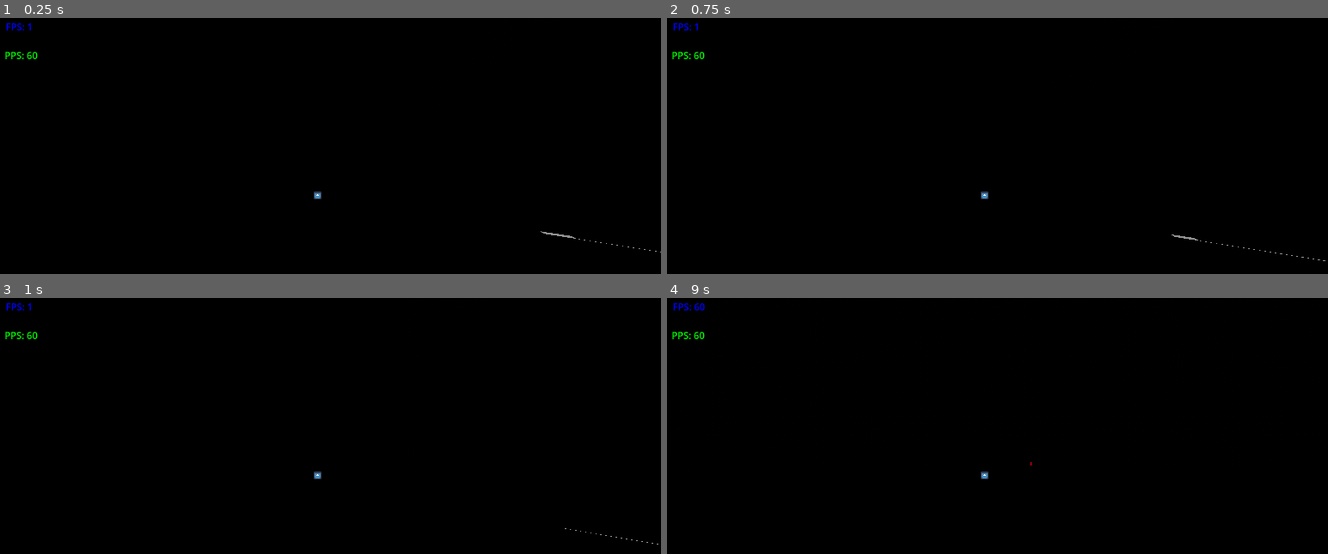
Above: before the commit, frames 1-4 (two rows, left to right).
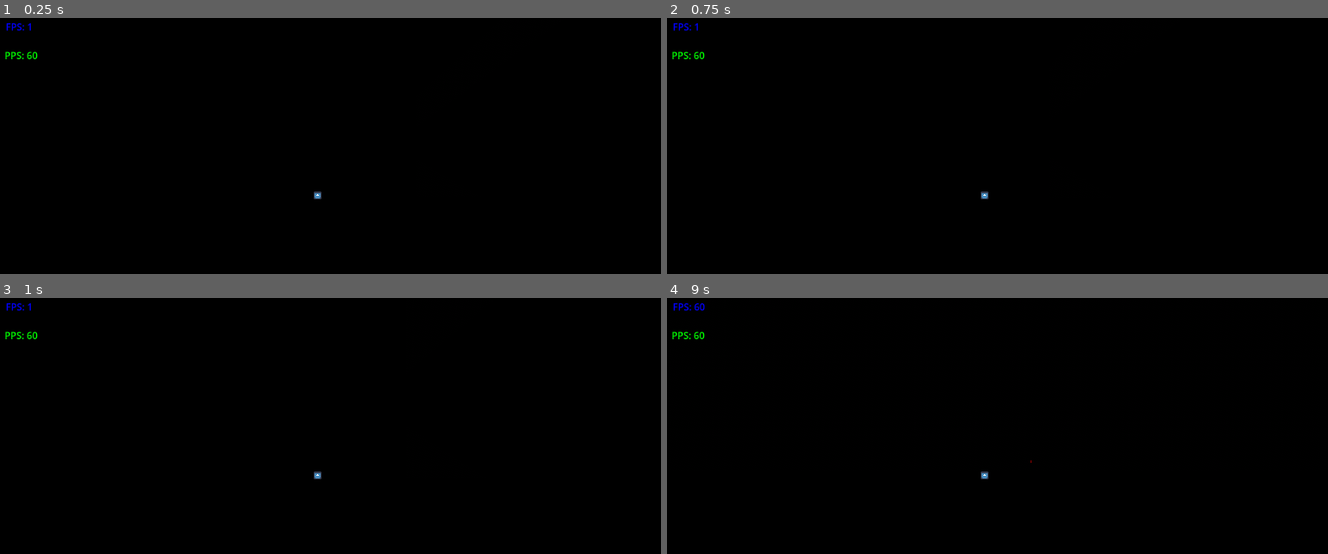
Above: after the commit, the same moments.

Repository: Darkhan-Sol0/Shooter_ES_3D
Game: Godot game, scene res://main.tscn
The game is run twice, just before and just after one commit, with the same random seed, the same clock (stepped at 60 frames per second) and the same inputs. The engine's default icon, where the game draws it, is replaced by a stand-in: a white triangle on a blue panel in a dark square.
Inputs (mouse positions are in pixels of both pictures, inside the frame that each line leads up to):
- Up to frame 1 (0.25 s): no input
- Up to frame 2 (0.75 s): tap Enter (enter) at 0.5 s; move the mouse to (1023, 194) at 0.52 s; hold W (move_forward) from 0.53 s (still down); right-click (1023, 194) at 0.6 s
- Up to frame 3 (1 s): keep holding W (move_forward); tap Enter (enter) at 0.8 s
- Up to frame 4 (9 s): tap Space (space) at 1.25, 1.55, 2.1, 2.75, 3.8, 4.25, 5.85, 8.1 s; move the mouse to (951, 477) at 1.27 s; tap Enter (enter) at 1.35, 2, 3.05, 3.5, 5.1, 7.35 s; move the mouse to (1004, 469) at 2.02 s; right-click (1004, 469) at 2.3 s; move the mouse to (977, 482) at 2.77 s; click (977, 482) at 2.85 s; move the mouse to (1037, 479) at 3.52 s; right-click (1037, 479) at 3.6 s; move the mouse to (931, 469) at 4.27 s; tap Ctrl (ctl) at 4.35 s; right-click (931, 469) at 4.55 s; move the mouse to (990, 474) at 5.02 s; move the mouse to (957, 466) at 5.77 s; release W (move_forward) at 5.78 s; hold D (move_right) 5.78-6.53 s; move the mouse to (1023, 474) at 6.52 s; hold W (move_forward) 6.53-8.78 s; right-click (1023, 474) at 6.6 s; move the mouse to (951, 477) at 7.27 s; move the mouse to (1004, 469) at 8.02 s; move the mouse to (977, 482) at 8.77 s; hold A (move_left) from 8.78 s (still down); click (977, 482) at 8.85 s

The runs differ from the first frame. In frame 1, less than 0.1% of the frame differs, in the area x 81-100%, y 83-92%; in frame 2, less than 0.1%, in the area x 76-100%, y 84-95%; in frame 3, less than 0.1%; in frame 4, less than 0.1%.

Commit message:
New test

Diff:
--- a/Levels/level_0.tscn
+++ b/Levels/level_0.tscn
@@ -1,4 +1,6 @@
-[gd_scene load_steps=8 format=3 uid="uid://b83k67gvuvgfj"]
+[gd_scene load_steps=9 format=3 uid="uid://b83k67gvuvgfj"]
+
+[ext_resource type="PackedScene" uid="uid://cob7hkf484g7q" path="res://Objects/Staff/lamp.tscn" id="1_sd0em"]
 
 [sub_resource type="PhysicalSkyMaterial" id="PhysicalSkyMaterial_8g682"]
 
@@ -117,6 +119,17 @@
 [node name="MeshInstance3D" type="MeshInstance3D" parent="wall8"]
 mesh = SubResource("BoxMesh_fjeow")
 
-[node name="DirectionalLight3D" type="DirectionalLight3D" parent="."]
-transform = Transform3D(1, 0, 0, 0, 0.0106109, -0.999944, 0, 0.999944, 0.0106109, 0, 7.52073, 11.8529)
-shadow_enabled = true
+[node name="Lamp" parent="." instance=ExtResource("1_sd0em")]
+transform = Transform3D(1, 0, 0, 0, 1, 0, 0, 0, 1, 33.8759, 0.5, 25.954)
+
+[node name="Lamp2" parent="." instance=ExtResource("1_sd0em")]
+transform = Transform3D(1, 0, 0, 0, 1, 0, 0, 0, 1, 33.8274, 0.5, 27.7617)
+
+[node name="Lamp3" parent="." instance=ExtResource("1_sd0em")]
+transform = Transform3D(1, 0, 0, 0, 1, 0, 0, 0, 1, 33.8274, 0.5, 29.2432)
+
+[node name="Lamp4" parent="." instance=ExtResource("1_sd0em")]
+transform = Transform3D(1, 0, 0, 0, 1, 0, 0, 0, 1, 32.4961, 0.5, 27.7617)
+
+[node name="Lamp5" parent="." instance=ExtResource("1_sd0em")]
+transform = Transform3D(1, 0, 0, 0, 1, 0, 0, 0, 1, 35.3665, 0.5, 27.7617)
--- a/Objects/Player/rb_player.tscn
+++ b/Objects/Player/rb_player.tscn
@@ -12,6 +12,9 @@
 axis_lock_angular_z = true
 mass = 100.0
 inertia = Vector3(0, 100, 0)
+continuous_cd = true
+max_contacts_reported = 10
+contact_monitor = true
 script = ExtResource("1_mr5sw")
 
 [node name="CollisionShape3D" type="CollisionShape3D" parent="."]
@@ -27,28 +30,6 @@
 [node name="Startbullet" type="Marker3D" parent="Head/Camera_Player"]
 transform = Transform3D(1, 0, 0, 0, 1, 0, 0, 0, 1, 0, 0, -1)
 
-[node name="FloorDetect" type="Node3D" parent="."]
-transform = Transform3D(1, 0, 0, 0, 1, 0, 0, 0, 1, 0, 0.4, 0)
-
-[node name="Center" type="RayCast3D" parent="FloorDetect"]
-target_position = Vector3(0, -0.5, 0)
-
-[node name="Center2" type="RayCast3D" parent="FloorDetect"]
-transform = Transform3D(1, 0, 0, 0, 1, 0, 0, 0, 1, 0.5, 0, 0)
-target_position = Vector3(0, -0.5, 0)
-
-[node name="Center3" type="RayCast3D" parent="FloorDetect"]
-transform = Transform3D(1, 0, 0, 0, 1, 0, 0, 0, 1, -0.5, 0, 0)
-target_position = Vector3(0, -0.5, 0)
-
-[node name="Center4" type="RayCast3D" parent="FloorDetect"]
-transform = Transform3D(1, 0, 0, 0, 1, 0, 0, 0, 1, 0, 0, 0.5)
-target_position = Vector3(0, -0.5, 0)
-
-[node name="Center5" type="RayCast3D" parent="FloorDetect"]
-transform = Transform3D(1, 0, 0, 0, 1, 0, 0, 0, 1, 0, 0, -0.5)
-target_position = Vector3(0, -0.5, 0)
-
 [node name="Attack_Component" type="Node3D" parent="." node_paths=PackedStringArray("startbullet")]
 script = ExtResource("3_xrleh")
 startbullet = NodePath("../Head/Camera_Player/Startbullet")
--- a/Objects/Staff/bullet.tscn
+++ b/Objects/Staff/bullet.tscn
@@ -21,6 +21,7 @@
 collision_layer = 0
 collision_mask = 255
 physics_material_override = SubResource("PhysicsMaterial_ok24f")
+gravity_scale = 0.3
 continuous_cd = true
 max_contacts_reported = 2
 contact_monitor = true
@@ -36,5 +37,4 @@
 light_color = Color(1, 0, 0, 1)
 light_energy = 0.1
 shadow_enabled = true
-omni_range = 10.0
-omni_shadow_mode = 0
+omni_attenuation = -4.16883e-05
--- /dev/null
+++ b/Objects/Staff/lamp.tscn
@@ -0,0 +1,32 @@
+[gd_scene load_steps=4 format=3 uid="uid://cob7hkf484g7q"]
+
+[ext_resource type="Script" path="res://Scripts/ObjectsScripts/lamp.gd" id="1_o5wl7"]
+
+[sub_resource type="BoxShape3D" id="BoxShape3D_qk8y6"]
+size = Vector3(0.1, 1, 0.1)
+
+[sub_resource type="BoxMesh" id="BoxMesh_u2u4q"]
+size = Vector3(0.1, 1, 0.1)
+
+[node name="Lamp" type="StaticBody3D"]
+transform = Transform3D(1, 0, 0, 0, 1, 0, 0, 0, 1, 0, 0.5, 0)
+script = ExtResource("1_o5wl7")
+
+[node name="CollisionShape3D" type="CollisionShape3D" parent="."]
+shape = SubResource("BoxShape3D_qk8y6")
+
+[node name="MeshInstance3D" type="MeshInstance3D" parent="."]
+mesh = SubResource("BoxMesh_u2u4q")
+
+[node name="OmniLight3D" type="OmniLight3D" parent="."]
+light_color = Color(1, 0.439216, 0, 1)
+light_specular = 5.0
+shadow_enabled = true
+omni_range = 20.0
+omni_attenuation = 1e-05
+omni_shadow_mode = 0
+
+[node name="Label3D" type="Label3D" parent="."]
+transform = Transform3D(1, 0, 0, 0, 1, 0, 0, 0, 1, 0, 1, 0)
+billboard = 1
+text = "sdasd"
--- /dev/null
+++ b/Scripts/ObjectsScripts/lamp.gd
@@ -0,0 +1,55 @@
+extends StaticBody3D
+
+@onready var light : OmniLight3D = $OmniLight3D
+
+var col = Color(randf(), randf(), randf(), randf())
+
+var a = -1
+
+var i = 1
+
+var mat
+
+var c1 = 1
+var c2 = 1
+var c3 = 1
+var c4 = 1
+
+var fl = true
+
+func _ready():
+	mat = StandardMaterial3D.new()
+	mat.rim_enabled = true
+	mat.albedo_color = Color(1,1,1,1)
+	$MeshInstance3D.set_surface_override_material(0, mat)
+
+func _process(delta):
+	light.light_energy += a * delta
+
+	if light.light_energy <= 0.2:
+		a = 1 * randf_range(0, 1)
+	elif light.light_energy >= 0.8:
+		a = -1 * randf_range(0, 1)
+
+	i -= 2 * delta
+	if i <= 0:
+		i = 1
+		c1 = randf()
+		c2 = randf()
+		c3 = randf()
+		c4 = randf()
+
+	if Input.is_action_just_pressed("RBM"):
+		fl = not fl
+
+	if fl == true:
+		col = Color(lerpf(col.r, c1, delta), lerpf(col.g, c2, delta), lerpf(col.b, c3, delta), lerpf(col.a, c4, delta))
+	else:
+		col = Color(c1, c2, c3, c4)
+
+	mat.albedo_color = col
+
+	light.light_color = col
+
+	$Label3D.text = str($Label3D.owner.name, " ", col)
+	$Label3D.modulate = col
--- a/Scripts/ObjectsScripts/meet.gd
+++ b/Scripts/ObjectsScripts/meet.gd
@@ -1,6 +1,6 @@
 extends RigidBody3D
 
 func _process(delta):
-	$OmniLight3D.light_energy -= 0.5 * delta
+	$OmniLight3D.light_energy -= 0.3 * delta
 	if $OmniLight3D.light_energy <= 0:
 		queue_free()
--- a/Scripts/ObjectsScripts/rb_player.gd
+++ b/Scripts/ObjectsScripts/rb_player.gd
@@ -3,7 +3,6 @@
 #---Onloade Nodes---
 @onready var Head : Node3D = $Head
 @onready var Camera : Camera3D = $Head/Camera_Player
-@onready var FloorDetect : Node3D = $FloorDetect
 @onready var Attack : Attack_Component = $Attack_Component
 
 #---Movement settings---
@@ -18,30 +17,31 @@
 var dx : float
 var dy : float
 
-var gravity = 10
+#---Physics settings---
+var gravity : float = 10.0
+var is_on_floor : bool = false
+
 
 func _ready():
 	angular_damp = Engine.physics_ticks_per_second/2
+
+func _is_on_floor(state):
+	is_on_floor = false
+	for i in get_contact_count():
+		var cont = state.get_contact_local_normal(i)
+		if cont.angle_to(Vector3.UP) <= 46 * (PI/180):
+			is_on_floor = true
+	return is_on_floor
 
 func _input(event) -> void:
 	if event is InputEventMouseMotion:
 		dx = -event.relative.x * mouse_sens
 		dy = -event.relative.y * mouse_sens
 		Head.rotation.y = Head.rotation.y + dx
-#		rotate_y(dx)
-#		angular_velocity.y = dx
 		Camera.rotation.x = clamp(Camera.rotation.x + dy, -PI/2, PI/2)
 
-func is_on_floor() -> bool:
-	for i in FloorDetect.get_children():
-		if i.is_colliding():
-			return true
-		else:
-			pass
-	return false
-
 func get_movement() -> void:
-	if Input.is_action_just_pressed("space") and is_on_floor():
+	if Input.is_action_just_pressed("space") and is_on_floor:
 		linear_velocity.y = jump
 
 	var dir_input = Input.get_vector("move_left", "move_right", "move_forward", "move_back")
@@ -57,5 +57,10 @@
 	Attack.fire()
 
 func _physics_process(delta):
+
 	get_movement()
 	get_input()
+
+
+func _integrate_forces(state):
+	print_debug(_is_on_floor(state))
